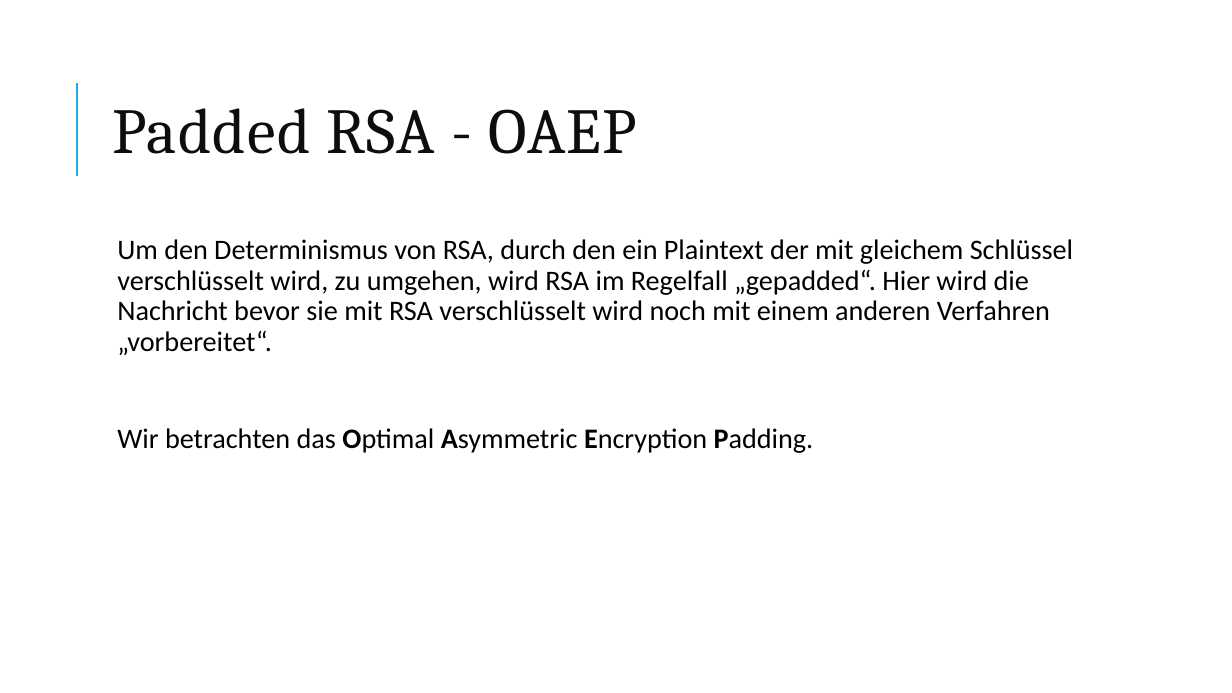
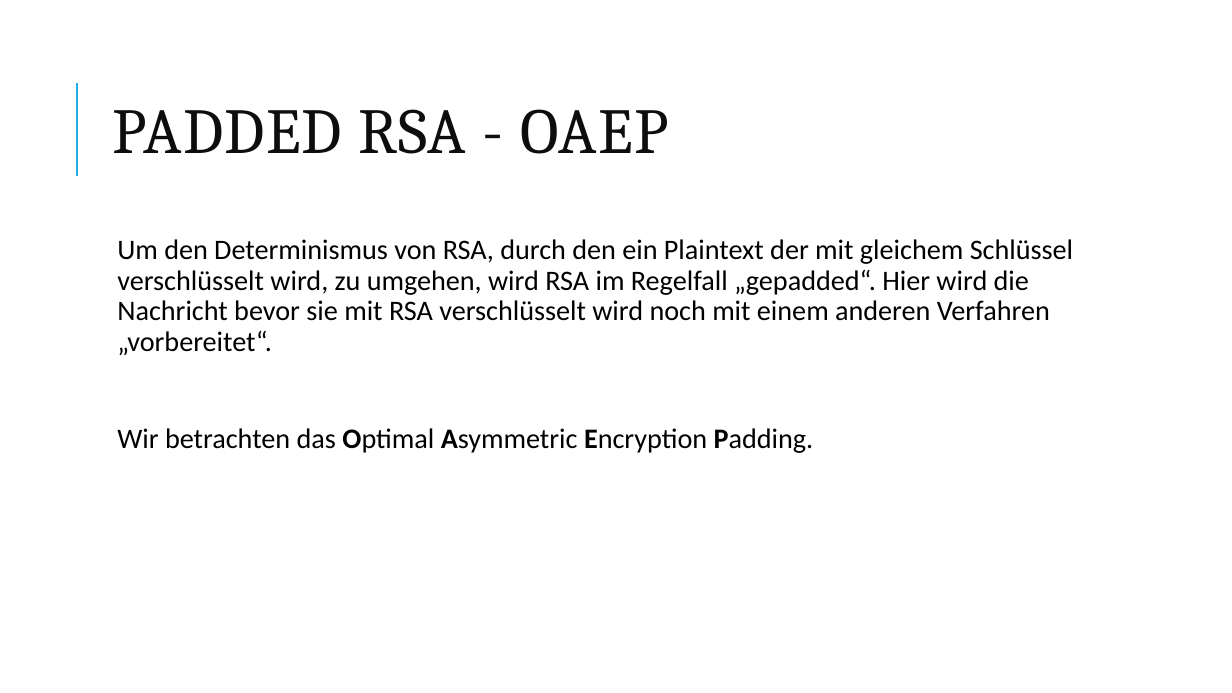
Before and after one commit to kohlerta/Krypto, a slide deck: slide 16 of hannah_raimund_tanja.pptx (slide 18 before the commit). Drawn at 1232x693 pixels with LibreOffice and Linux fonts; fonts in the diff are those of the drawing. Boxes give left, top, right and bottom in pixels: in the first picture for what was removed or moved away, otherwise in the second. Text is boxed around its words. In the diff, an @@ line names an element or a change of style, - is before the commit and + after.

```diff
--- a/hannah_raimund_tanja.pptx
+++ b/hannah_raimund_tanja.pptx
@@ title at [113, 109, 669, 154]: text changed @@
-Padded RSA - OAEP
+PADDED RSA - OAEP
```
Also in this commit, not shown: 16 other slides changed, 16 slides added, 10 slides removed, 7 other files.
